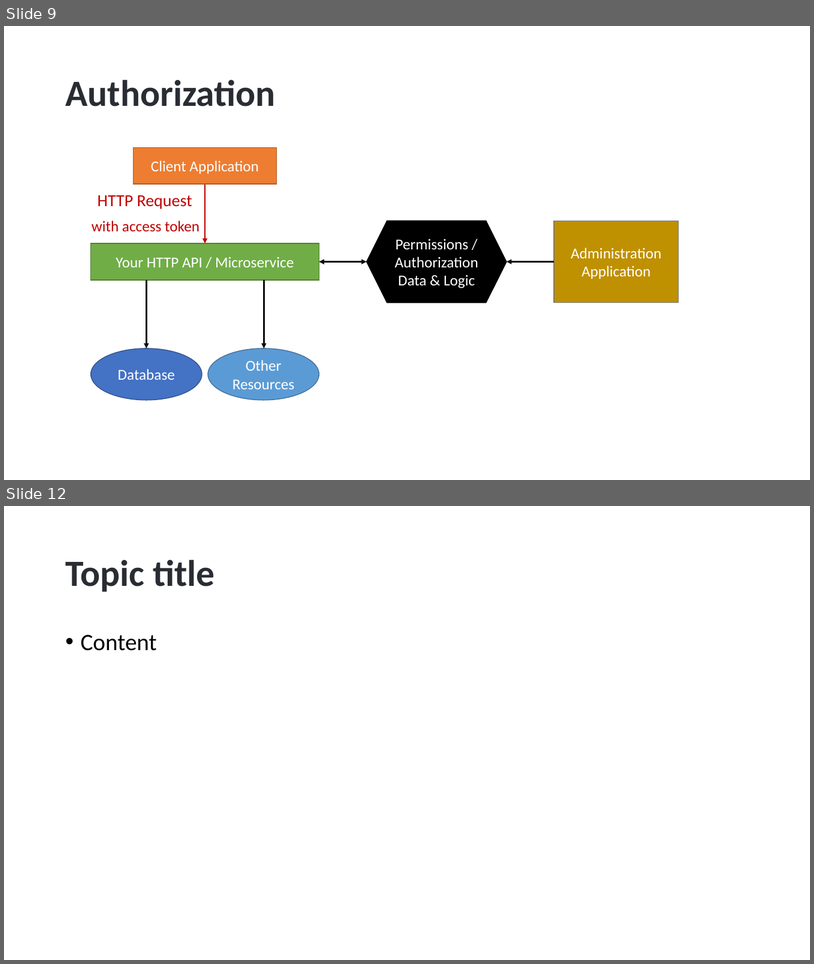
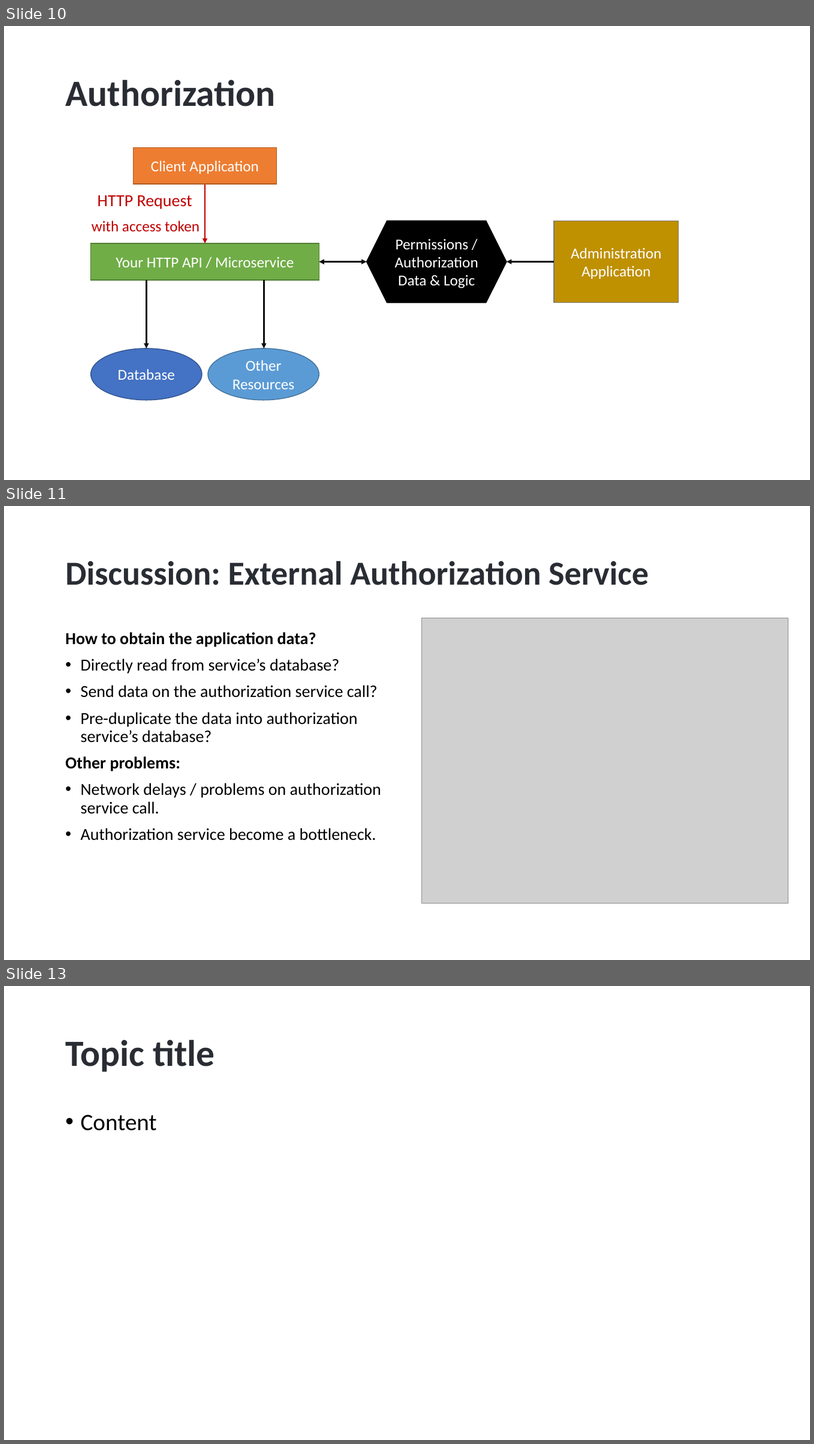
Before and after one commit to hikalkan/presentations, a slide deck: 2022-10-15 Authorization-In-Distributed-Systems/Authorization-In-Distributed-Systems.pptx. Shown one above the other, each under a label of ours: slides 9 and 12 before the commit, slides 10, 11 and 13 after it; the slides between them are not shown. The pictures are 814x964 and 814x1444 pixels, drawn with LibreOffice and Linux fonts; fonts in the diff are those of the drawing; grey boxes stand for pictures; background and template pictures are left out. Boxes give left, top, right and bottom in pixels: in the first picture for what was removed or moved away, otherwise in the second. Text is boxed around its words. In the diff, an @@ line names an element or a change of style, - is before the commit and + after.

```diff
--- a/2022-10-15 Authorization-In-Distributed-Systems/Authorization-In-Distributed-Systems.pptx
+++ b/2022-10-15 Authorization-In-Distributed-Systems/Authorization-In-Distributed-Systems.pptx
@@ slide 11 added at (x1=4, y1=506, x2=810, y2=960), background picture (left out) @@
@@ title added at (x1=65, y1=561, x2=649, y2=585), 40 pt, text #292D33, bold @@
+Discussion: External Authorization Service
@@ picture added at (x1=422, y1=618, x2=788, y2=903) @@
@@ text added at (x1=65, y1=632, x2=381, y2=840), 20 pt, text #000000 @@
+How to obtain the application data?
+• Directly read from service’s database?
+• Send data on the authorization service call?
+• Pre-duplicate the data into authorization service’s database?
+Other problems:
+• Network delays / problems on authorization service call.
+• Authorization service become a bottleneck.
@@ what was slide 9 is now slide 10 @@
@@ what was slide 12 is now slide 13 @@
```
Also in this commit, not shown: 1 slide changed, 11 other slides added.
